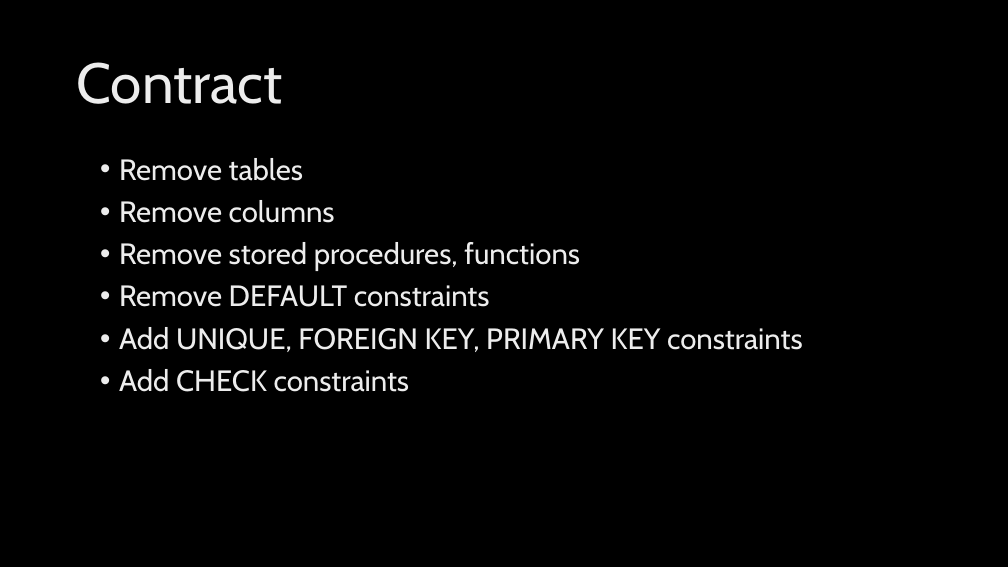
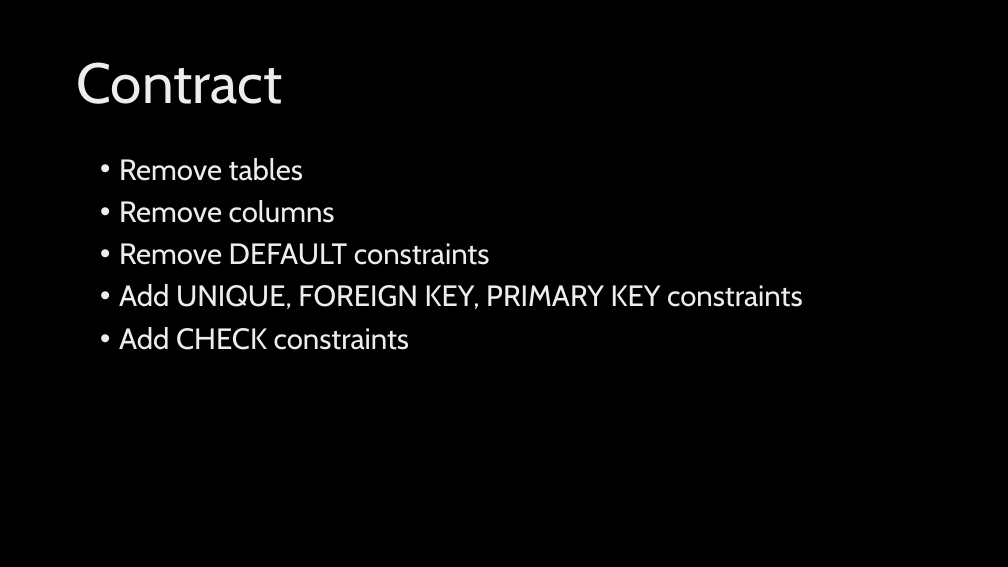
Before and after one commit to poedevop-fm/Database-Refactoring-Demo, a slide deck: slide 6 of Triggers & Refactoring.pptx. Drawn at 1008x567 pixels with LibreOffice and Linux fonts; fonts in the diff are those of the drawing; background and template pictures are left out. Boxes give left, top, right and bottom in pixels: in the first picture for what was removed or moved away, otherwise in the second. Text is boxed around its words. In the diff, an @@ line names an element or a change of style, - is before the commit and + after.

Commit message:
Second dry run
Added "SELECT *" statements at key points in "3 - Refactor.sql" file.
Created PNG files in case SQL Server is unavailable for some reason.
In the Powerpoint file, deleted line in Contract slide about removing stored procedures, to be consistent with Expand slide.  Also deleted "Extra slides" TODO slide.

```diff
--- a/Triggers & Refactoring.pptx
+++ b/Triggers & Refactoring.pptx
@@ text at (119,242,580,271): paragraph removed @@
-• Remove stored procedures, functions
```
Also in this commit, not shown: 1 other slide changed, 1 slide removed, 10 other files.
